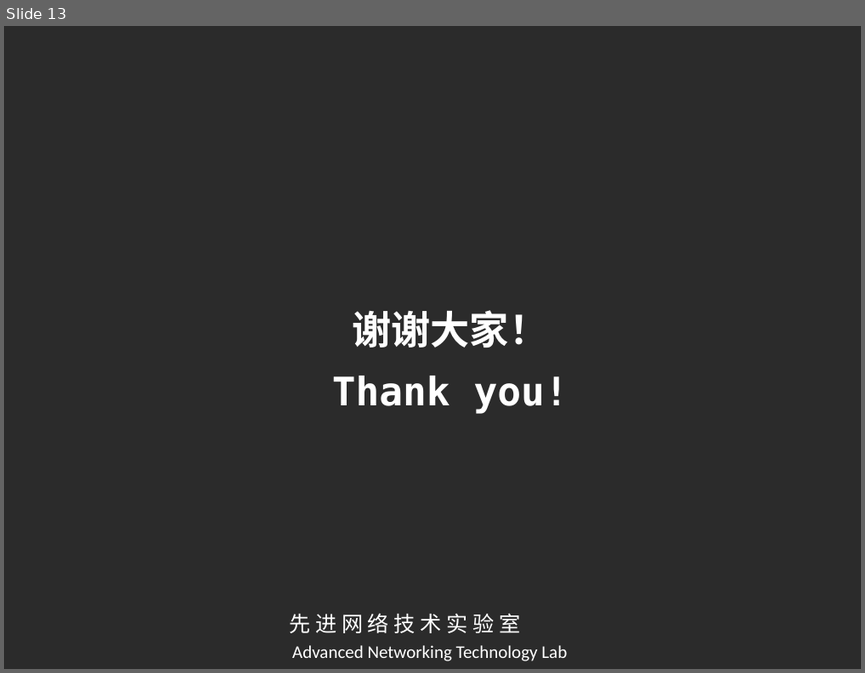
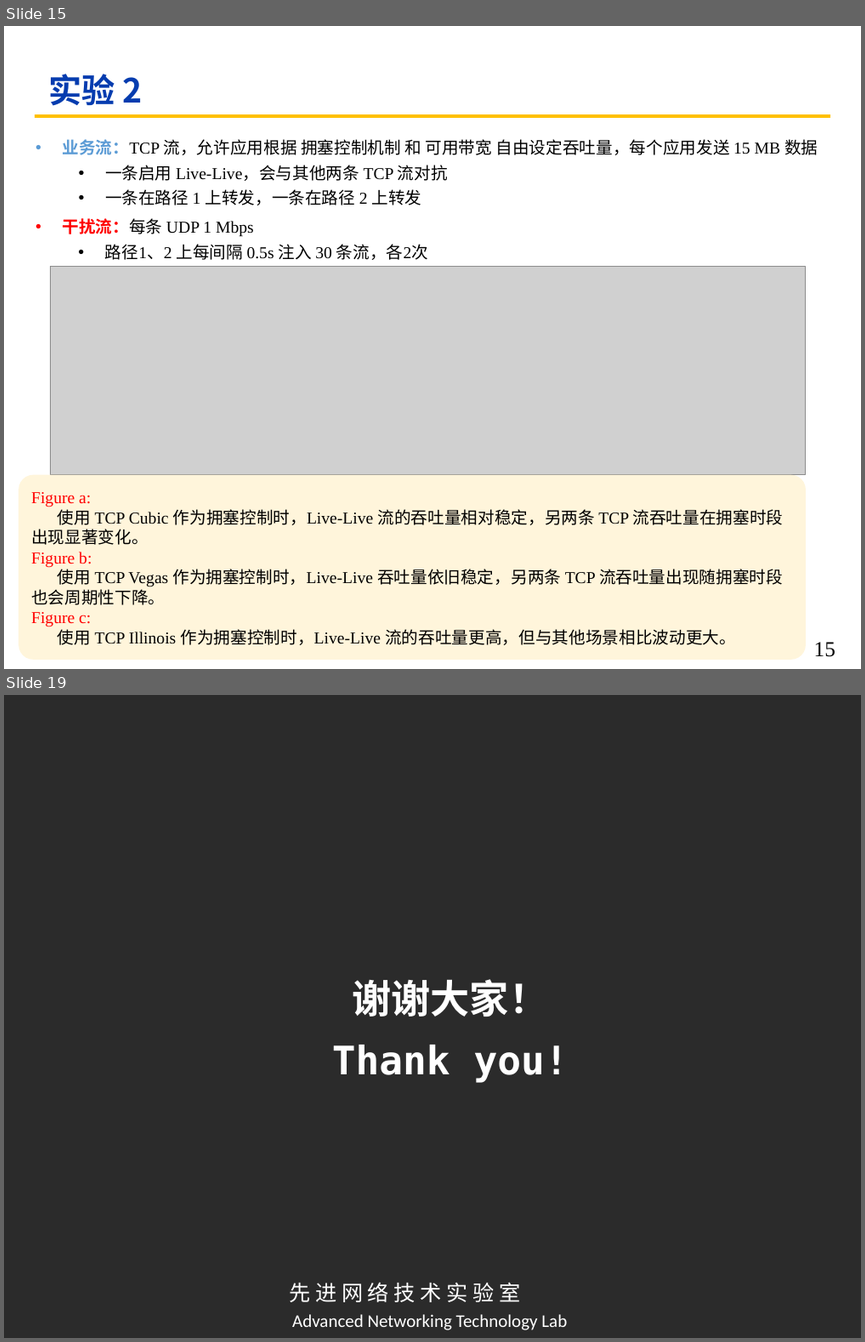
Before and after one commit to cyanbird811/ANTL_papers, a slide deck: 互联网络的设计_汇报/第二次/真正选择/第二次PPT.pptx. Shown one above the other, each under a label of ours: slide 13 before the commit, slides 15 and 19 after it; the slides between them are not shown. The pictures are 865x673 and 865x1342 pixels, drawn with LibreOffice and Linux fonts; fonts in the diff are those of the drawing; grey boxes stand for pictures; background and template pictures are left out; a plain dark background stands for a picture behind light text. Boxes give left, top, right and bottom in pixels: in the first picture for what was removed or moved away, otherwise in the second. Text is boxed around its words. In the diff, an @@ line names an element or a change of style, - is before the commit and + after.

```diff
--- a/互联网络的设计_汇报/第二次/真正选择/第二次PPT.pptx
+++ b/互联网络的设计_汇报/第二次/真正选择/第二次PPT.pptx
@@ slide 15 added at bbox=[4, 26, 861, 669], background #FFFFFF @@
@@ title added at bbox=[48, 74, 142, 106], 28 pt, text #053CAF, bold @@
+实验 2
@@ line added from (35, 116) to (830, 116), #FFC000 3 pt @@
@@ text added at bbox=[63, 139, 817, 205], 14 pt, text #000000 @@
+• 业务流：TCP 流，允许应用根据 拥塞控制机制 和 可用带宽 自由设定吞吐量，每个应用发送 15 MB 数据
+  • 一条启用 Live-Live，会与其他两条 TCP 流对抗
+  • 一条在路径 1 上转发，一条在路径 2 上转发
@@ text added at bbox=[63, 218, 428, 260], 14 pt, text #000000 @@
+• 干扰流：每条 UDP 1 Mbps
+  • 路径1、2 上每间隔 0.5s 注入 30 条流，各2次
@@ picture added at bbox=[50, 266, 805, 474] @@
@@ rounded rectangle added at bbox=[18, 475, 805, 659], fill #FFF2CC at 70% opacity, 14 pt, text #000000 @@
+Figure a:
+使用 TCP Cubic 作为拥塞控制时，Live-Live 流的吞吐量相对稳定，另两条 TCP 流吞吐量在拥塞时段出现显著变化。
+Figure b:
+使用 TCP Vegas 作为拥塞控制时，Live-Live 吞吐量依旧稳定，另两条 TCP 流吞吐量出现随拥塞时段也会周期性下降。
+Figure c:
+使用 TCP Illinois 作为拥塞控制时，Live-Live 流的吞吐量更高，但与其他场景相比波动更大。
@@ page number added at bbox=[814, 641, 835, 657], 18 pt, text #000000 @@
+15
@@ what was slide 13 is now slide 19 @@
```
Also in this commit, not shown: 5 slides changed, 12 other slides added, 7 slides removed, 1 other file.
